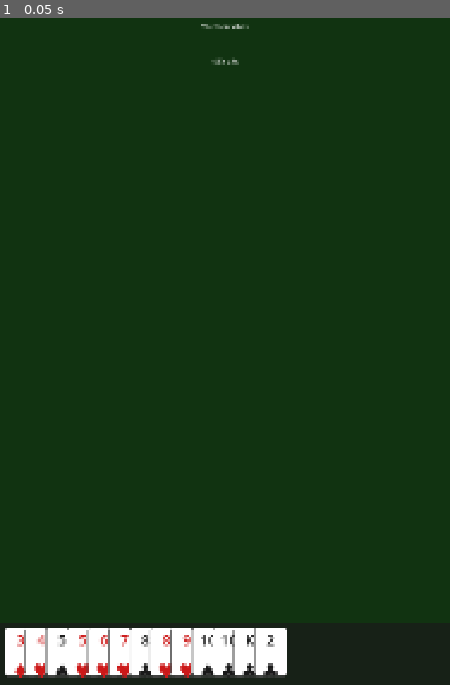
Above: before the commit, frame 1.
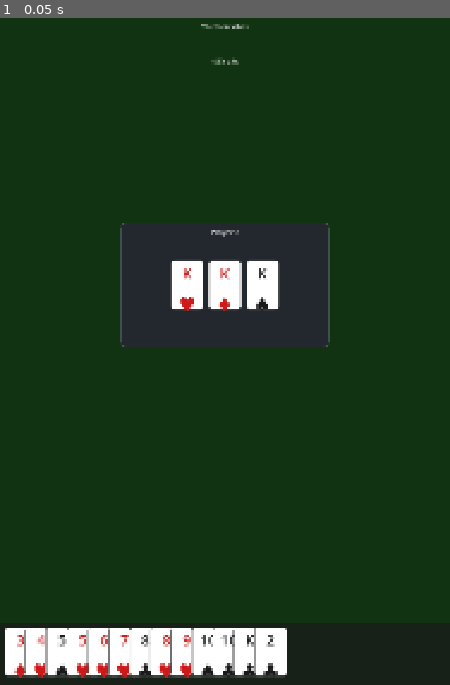
Above: after the commit, the same moment.

Repository: binhrobles/thirteen
Game: Godot game, scene res://scenes/main.tscn
Same seed, same stepped clock (60 frames per second), same inputs: the game is played once before the commit and once after it.
Inputs:
- Up to frame 1 (0.05 s): no input

The runs differ from the first frame. In frame 1, 8.7% of the frame differs, in the area x 26-74%, y 30-50%.

Commit message:
Implement play area with center card display
Created PlayArea scene and script with:
- Centered display panel with rounded corners and semi-transparent background
- Last played hand shown prominently in center
- Player name label showing who played
- Status label for game state messages (power, waiting)
- Click/tap to request play history (emits signal)
- Cards scaled down (80%) for play area display
- Cards non-interactive in play area

Files added:
- scenes/play_area.tscn: PlayArea Control scene
- scripts/play_area.gd: PlayArea class with show_played_hand(), show_power_state(), show_waiting(), clear()

Files modified:
- scripts/main.gd: Updated test to show both player hand and play area with sample triple

Features:
- show_played_hand(cards, player_name) - Display played cards with player label
- show_power_state(player_name, is_player) - Show power state messages
- show_waiting(player_name) - Show waiting message
- clear() - Clear and hide play area
- history_requested signal - Emitted on tap for play history drawer
- Styled panel (dark semi-transparent with rounded corners)
- Centered layout with proper anchoring
- HBoxContainer for card layout with 10px spacing

Co-Authored-By: Claude Sonnet 4.5 <noreply@anthropic.com>

Diff:
--- /dev/null
+++ b/scenes/play_area.tscn
@@ -0,0 +1,8 @@
+[gd_scene load_steps=2 format=3]
+
+[ext_resource type="Script" path="res://scripts/play_area.gd" id="1"]
+
+[node name="root" type="Control" unique_id=1721203495]
+script = ExtResource("1")
+layout_mode = 3
+anchors_preset = 0
--- a/scripts/main.gd
+++ b/scripts/main.gd
@@ -1,15 +1,30 @@
 extends Control
 
 const PlayerHandScene := preload("res://scenes/player_hand.tscn")
+const PlayAreaScene := preload("res://scenes/play_area.tscn")
 
 
 func _ready() -> void:
-	_test_player_hand()
+	_test_ui()
 
 
-func _test_player_hand() -> void:
-	"""Create a player hand with dealt cards"""
+func _test_ui() -> void:
+	"""Test both player hand and play area"""
 	var hands := Deck.deal(4)
+
+	# Setup player hand
 	var player_hand_node = PlayerHandScene.instantiate()
 	add_child(player_hand_node)
-	player_hand_node.set_cards(hands[0])  # Player 0's hand
+	player_hand_node.set_cards(hands[0])
+
+	# Setup play area with a sample played hand
+	var play_area_node = PlayAreaScene.instantiate()
+	add_child(play_area_node)
+
+	# Show a sample played triple
+	var sample_play: Array[Card] = [
+		Card.new(Card.Rank.KING, Card.Suit.HEARTS),
+		Card.new(Card.Rank.KING, Card.Suit.DIAMONDS),
+		Card.new(Card.Rank.KING, Card.Suit.SPADES),
+	]
+	play_area_node.show_played_hand(sample_play, "Player 2")
--- /dev/null
+++ b/scripts/play_area.gd
@@ -0,0 +1,166 @@
+class_name PlayArea
+extends Control
+
+## Displays the last played hand in the center of the screen
+
+signal history_requested()  # Emitted when user taps to see play history
+
+@onready var player_label: Label
+@onready var status_label: Label
+@onready var card_container: HBoxContainer
+@onready var background: Panel
+
+const CardSpriteScene := preload("res://scenes/card_sprite.tscn")
+
+var current_cards: Array[Card] = []
+var card_sprites: Array = []
+
+const CARD_SPACING := 10  # Space between cards in played hand
+
+
+func _ready() -> void:
+	_setup_ui()
+
+
+func _setup_ui() -> void:
+	"""Create the play area UI in center of screen"""
+	# Center anchoring
+	anchor_left = 0.5
+	anchor_right = 0.5
+	anchor_top = 0.5
+	anchor_bottom = 0.5
+	grow_horizontal = Control.GROW_DIRECTION_BOTH
+	grow_vertical = Control.GROW_DIRECTION_BOTH
+	offset_left = -250
+	offset_right = 250
+	offset_top = -150
+	offset_bottom = 150
+	mouse_filter = Control.MOUSE_FILTER_STOP
+
+	# Background panel
+	background = Panel.new()
+	background.anchor_right = 1.0
+	background.anchor_bottom = 1.0
+	var style_box := StyleBoxFlat.new()
+	style_box.bg_color = Color(0.15, 0.15, 0.2, 0.85)
+	style_box.corner_radius_top_left = 12
+	style_box.corner_radius_top_right = 12
+	style_box.corner_radius_bottom_left = 12
+	style_box.corner_radius_bottom_right = 12
+	style_box.border_width_left = 2
+	style_box.border_width_right = 2
+	style_box.border_width_top = 2
+	style_box.border_width_bottom = 2
+	style_box.border_color = Color(0.4, 0.4, 0.5)
+	background.add_theme_stylebox_override("panel", style_box)
+	add_child(background)
+
+	# Player label (who played this hand)
+	player_label = Label.new()
+	player_label.anchor_left = 0.5
+	player_label.anchor_right = 0.5
+	player_label.offset_left = -200
+	player_label.offset_right = 200
+	player_label.offset_top = 10
+	player_label.offset_bottom = 35
+	player_label.horizontal_alignment = HORIZONTAL_ALIGNMENT_CENTER
+	player_label.add_theme_font_size_override("font_size", 18)
+	player_label.add_theme_color_override("font_color", Color(0.9, 0.9, 0.9))
+	add_child(player_label)
+
+	# Card container (centered)
+	card_container = HBoxContainer.new()
+	card_container.anchor_left = 0.5
+	card_container.anchor_top = 0.5
+	card_container.anchor_right = 0.5
+	card_container.anchor_bottom = 0.5
+	card_container.grow_horizontal = Control.GROW_DIRECTION_BOTH
+	card_container.grow_vertical = Control.GROW_DIRECTION_BOTH
+	card_container.offset_left = -200
+	card_container.offset_right = 200
+	card_container.offset_top = -60
+	card_container.offset_bottom = 60
+	card_container.alignment = BoxContainer.ALIGNMENT_CENTER
+	card_container.add_theme_constant_override("separation", CARD_SPACING)
+	add_child(card_container)
+
+	# Status label (for "Your turn", "Waiting", etc.)
+	status_label = Label.new()
+	status_label.anchor_left = 0.5
+	status_label.anchor_right = 0.5
+	status_label.anchor_bottom = 1.0
+	status_label.offset_left = -200
+	status_label.offset_right = 200
+	status_label.offset_top = -35
+	status_label.offset_bottom = -10
+	status_label.horizontal_alignment = HORIZONTAL_ALIGNMENT_CENTER
+	status_label.add_theme_font_size_override("font_size", 16)
+	status_label.add_theme_color_override("font_color", Color(0.7, 0.8, 0.9))
+	add_child(status_label)
+
+	hide()  # Hidden by default until there's something to show
+
+
+func show_played_hand(cards: Array[Card], player_name: String) -> void:
+	"""Display a played hand in the center"""
+	current_cards = cards
+	_clear_cards()
+	_create_card_sprites()
+	player_label.text = player_name
+	status_label.text = ""
+	show()
+
+
+func show_power_state(player_name: String, is_player: bool) -> void:
+	"""Show that someone has power (can play anything)"""
+	_clear_cards()
+	player_label.text = ""
+	if is_player:
+		status_label.text = "Your turn - play anything!"
+	else:
+		status_label.text = "Waiting for %s..." % player_name
+	show()
+
+
+func show_waiting(player_name: String) -> void:
+	"""Show waiting for another player"""
+	_clear_cards()
+	player_label.text = ""
+	status_label.text = "Waiting for %s..." % player_name
+	show()
+
+
+func clear() -> void:
+	"""Clear the play area"""
+	_clear_cards()
+	player_label.text = ""
+	status_label.text = ""
+	hide()
+
+
+func _clear_cards() -> void:
+	"""Remove all card sprites"""
+	for sprite in card_sprites:
+		sprite.queue_free()
+	card_sprites.clear()
+
+
+func _create_card_sprites() -> void:
+	"""Create sprites for the current cards"""
+	# Scale cards down slightly for the play area
+	var scale_factor := 0.8
+	for card in current_cards:
+		var card_sprite = CardSpriteScene.instantiate()
+		card_container.add_child(card_sprite)
+		card_sprite.setup(card)
+		card_sprite.scale_for_hand_size(scale_factor)
+		# Disable interaction on played cards
+		card_sprite.mouse_filter = Control.MOUSE_FILTER_IGNORE
+		card_sprites.append(card_sprite)
+
+
+func _gui_input(event: InputEvent) -> void:
+	"""Handle tap to show play history"""
+	if event is InputEventMouseButton and event.pressed and event.button_index == MOUSE_BUTTON_LEFT:
+		history_requested.emit()
+		accept_event()
Not shown, changed: .beads/issues.jsonl
